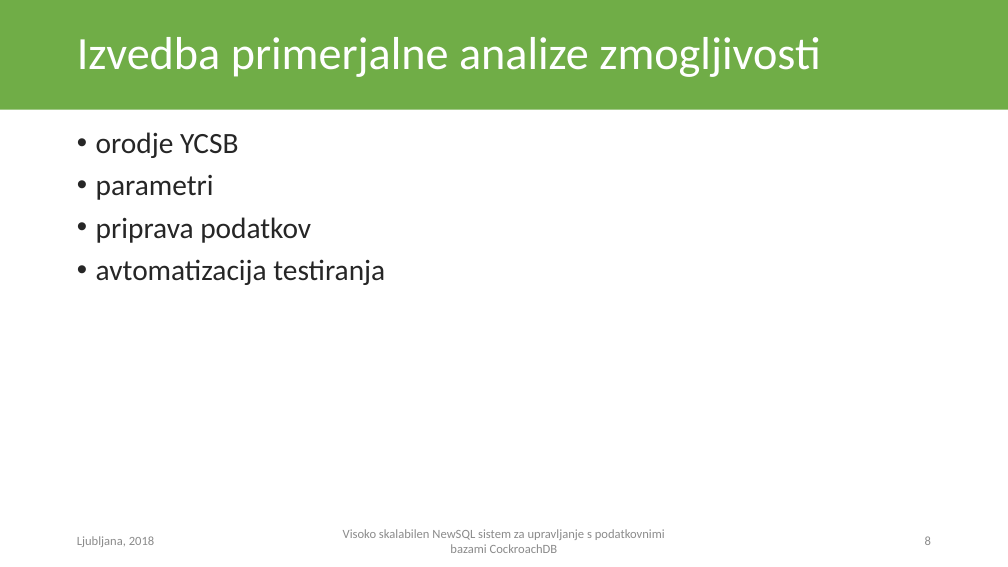
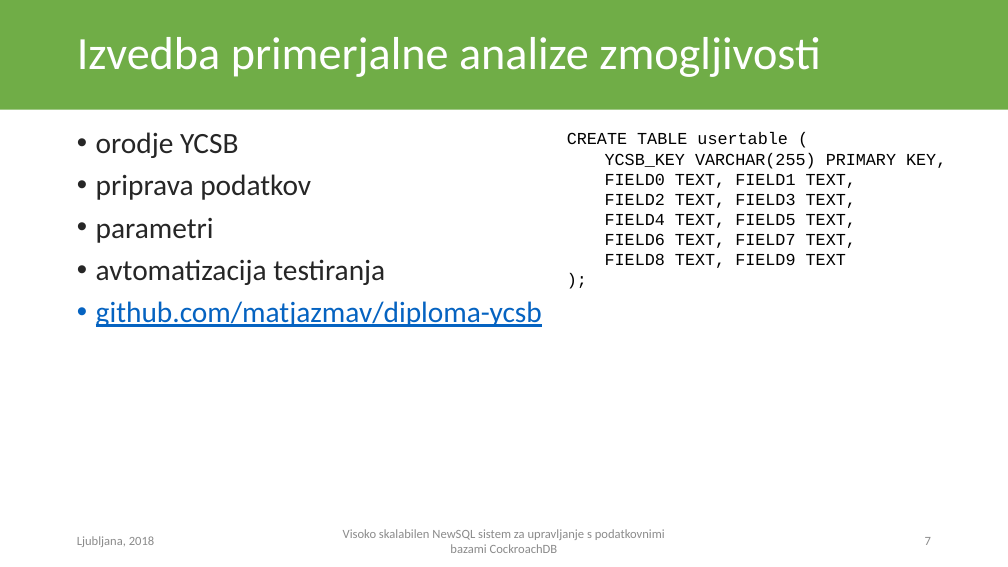
Before and after one commit to arruw/diploma-latex, a slide deck: slide 7 of resources/presentation.pptx (slide 8 before the commit). Drawn at 1008x567 pixels with LibreOffice and Linux fonts; fonts in the diff are those of the drawing. Boxes give left, top, right and bottom in pixels: in the first picture for what was removed or moved away, otherwise in the second. Text is boxed around its words. In the diff, an @@ line names an element or a change of style, - is before the commit and + after.

```diff
--- a/resources/presentation.pptx
+++ b/resources/presentation.pptx
@@ text added at (567, 132, 946, 268), 16 pt, text #000000 @@
+CREATE TABLE usertable (
+YCSB_KEY VARCHAR(255) PRIMARY KEY,
+FIELD0 TEXT, FIELD1 TEXT,
+FIELD2 TEXT, FIELD3 TEXT,
+FIELD4 TEXT, FIELD5 TEXT,
+FIELD6 TEXT, FIELD7 TEXT,
+FIELD8 TEXT, FIELD9 TEXT
+);
@@ text at (96, 174, 311, 200): paragraph added @@
+• priprava podatkov
@@ text at (96, 217, 311, 243): paragraph removed @@
-• priprava podatkov
@@ text at (96, 301, 542, 327): paragraph added @@
+• github.com/matjazmav/diploma-ycsb
@@ page number at (925, 537, 931, 545): text changed @@
-8
+7
```
Also in this commit, not shown: 7 other slides changed, 1 slide added, 2 slides removed, 8 other files.
